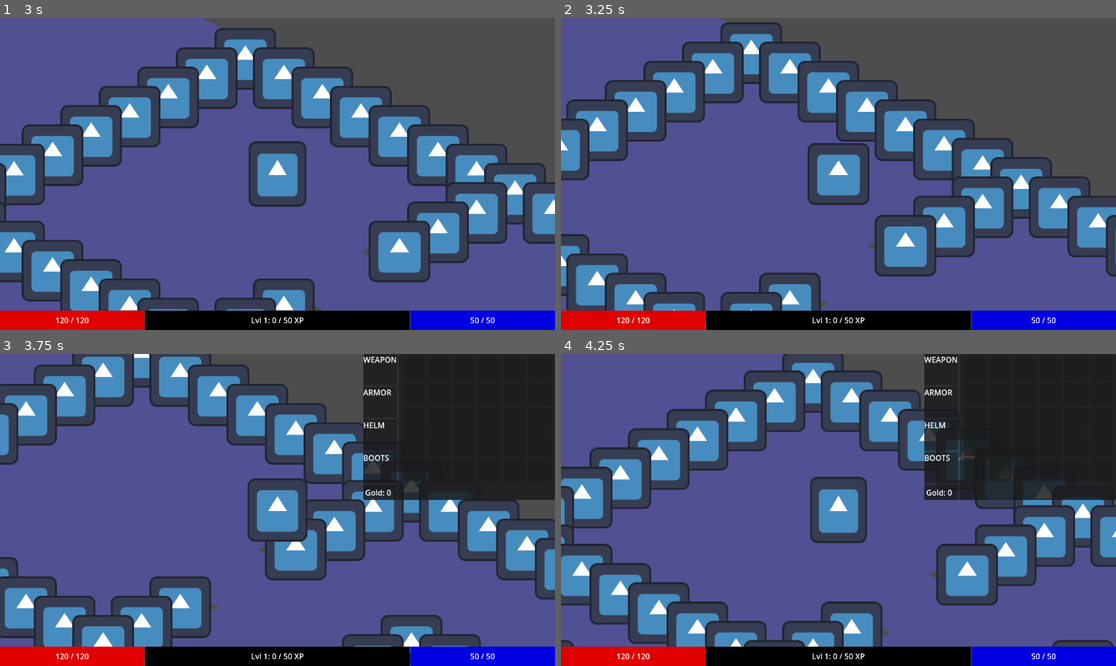
Above: before the commit, frames 1-4 (two rows, left to right).
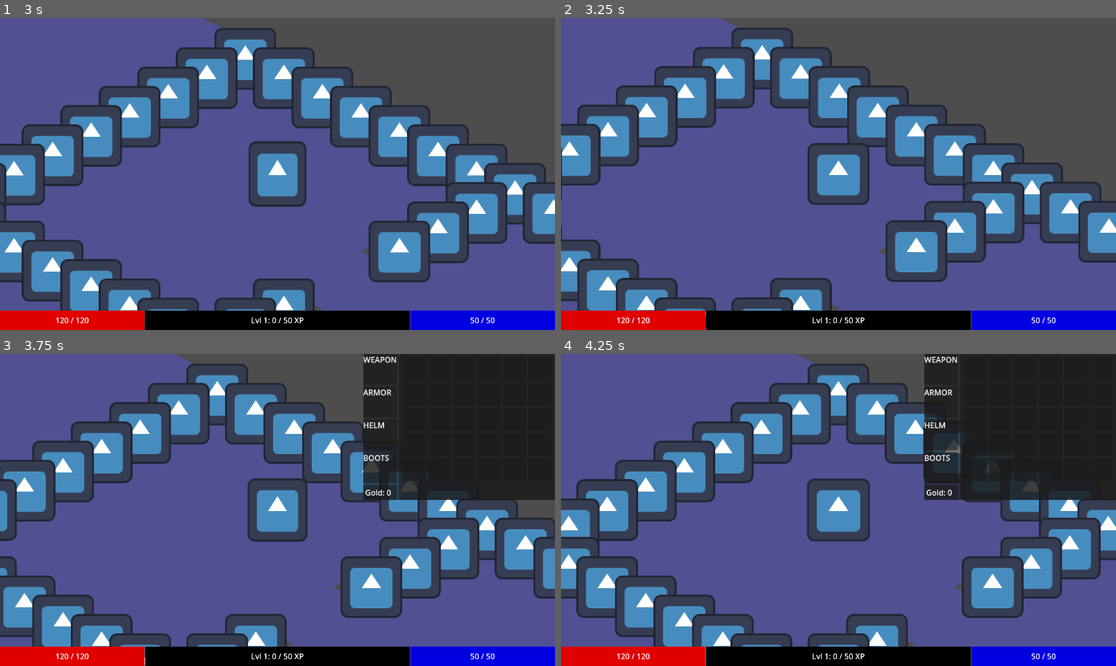
Above: after the commit, the same moments.

Repository: PietPadda/Godot_2D_ARPG
Game: Godot game, scene res://scenes/ui/main_menu.tscn
Two runs of this game, one before a commit and one after it. Both use one fixed random seed, a clock stepped at 60 frames per second and the inputs below. The engine's default icon, where the game draws it, is replaced by a stand-in: a white triangle on a blue panel in a dark square.
Inputs (mouse positions are in pixels of both pictures, inside the frame that each line leads up to):
- Up to frame 1 (3 s): click (22, 42) at 0.52 s; type "12" at 0.6 s; click "Host Game" at 1.25 s; tap Enter at 2 s; move the mouse to (249, 236) at 2.02 s; hold E (interact) 2.03-2.78 s; click (249, 236) at 2.17 s; tap Space at 2.75 s; move the mouse to (444, 220) at 2.77 s; click (444, 220) at 2.85 s
- Up to frame 2 (3.25 s): no input
- Up to frame 3 (3.75 s): move the mouse to (111, 463) at 3.52 s; tap I (toggle_character_sheet) at 3.6 s; click (111, 463) at 3.67 s
- Up to frame 4 (4.25 s): no input

Frame 1 is identical in both runs. In frame 2, 25% of the frame differs, in the area x 0-100%, y 0-100%; in frame 3, 32%; in frame 4, 32%.
Error before the commit: Invalid access to property or key '1:<CharacterBody2D#69357012428>' on a base object of type 'Dictionary'. (res://scripts/core/grid_manager.gd:273)
Error after the commit: Invalid access to property or key '1:<CharacterBody2D#69558339020>' on a base object of type 'Dictionary'. (res://scripts/core/grid_manager.gd:273)

Commit message:
refactor(pathfinding): complete refactor to single, proactive occupation system

Diff:
--- a/scripts/core/grid_manager.gd
+++ b/scripts/core/grid_manager.gd
@@ -282,3 +282,11 @@
 
 	if _occupied_cells.has(character):
 		_occupied_cells[character].erase(tile)
+
+# Wipes a character's occupied list and resets it to only their current tile.
+@rpc("any_peer", "call_local")
+func release_all_but_current_tile(character_path: NodePath, current_tile: Vector2i):
+	var character = get_node_or_null(character_path)
+	if is_instance_valid(character):
+		# Simply overwrite their list with a new one containing only their current tile.
+		_occupied_cells[character] = [current_tile]
